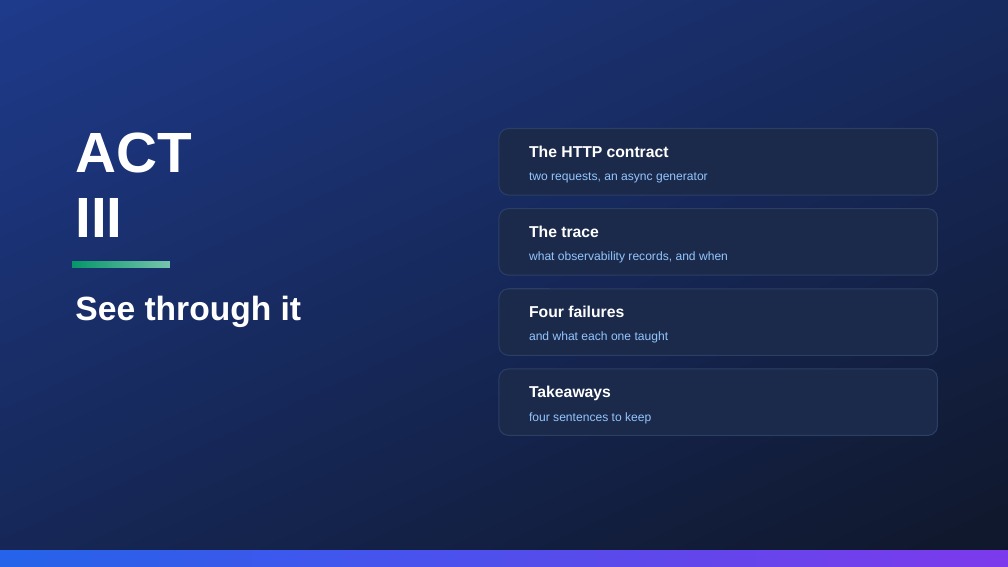
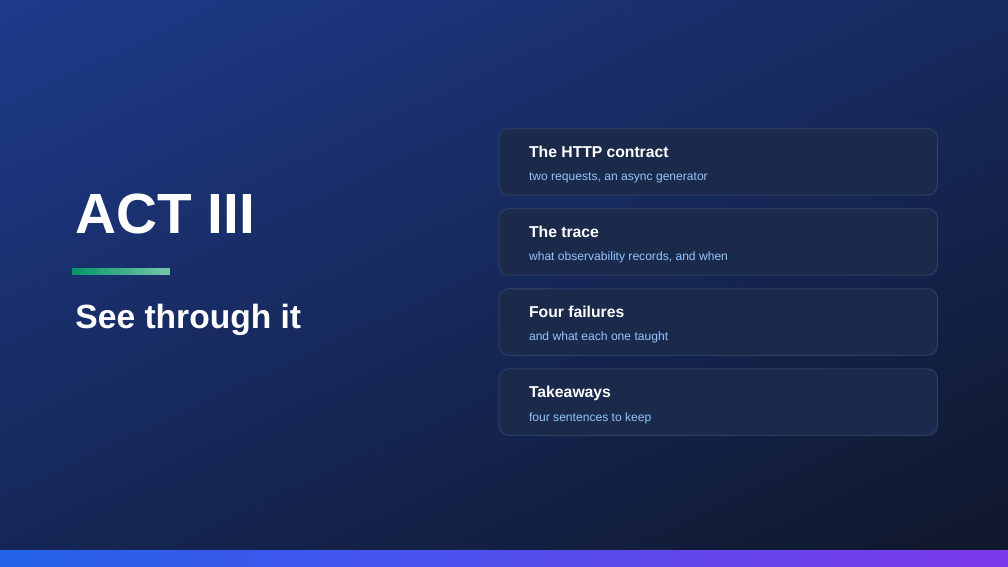
Before and after one commit to pinxiong/bedrock-agentcore-in-action, a slide deck: slide 17 of articles/decks/aws-agentcore-under-the-hood.pptx. Drawn at 1008x567 pixels with LibreOffice and Linux fonts; fonts in the diff are those of the drawing. Boxes give left, top, right and bottom in pixels: in the first picture for what was removed or moved away, otherwise in the second. Text is boxed around its words. In the diff, an @@ line names an element or a change of style, - is before the commit and + after.

```diff
--- a/articles/decks/aws-agentcore-under-the-hood.pptx
+++ b/articles/decks/aws-agentcore-under-the-hood.pptx
@@ text at (x1=75, y1=193, x2=255, y2=234): text changed @@
-ACT
-III
+ACT III
@@ rectangle moved from (x1=72, y1=261, x2=170, y2=268) to (x1=72, y1=268, x2=170, y2=275) @@
@@ text "See through it" moved from (x1=75, y1=295, x2=301, y2=327) to (x1=75, y1=303, x2=301, y2=335) @@
```
Also in this commit, not shown: 17 other slides changed, 1 other file.
